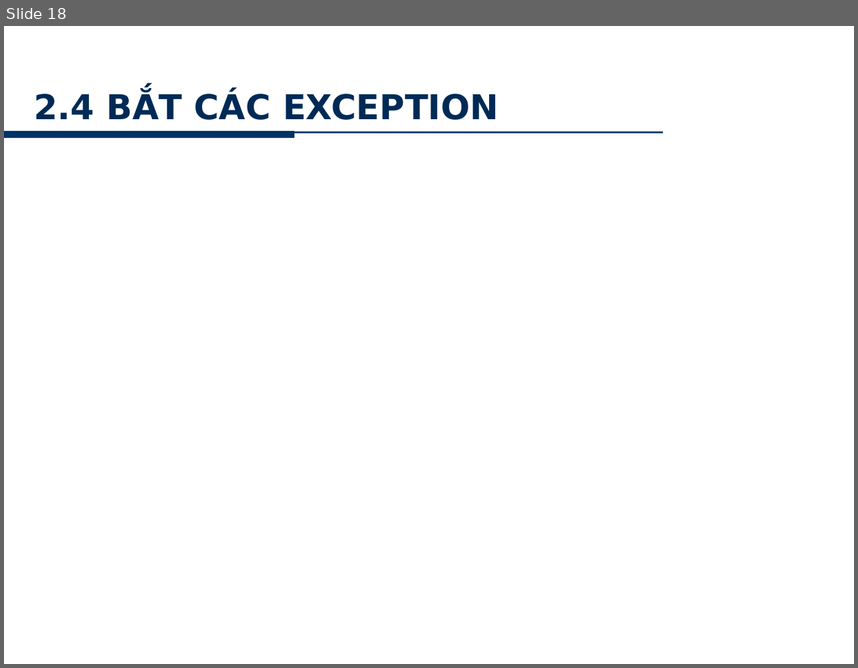
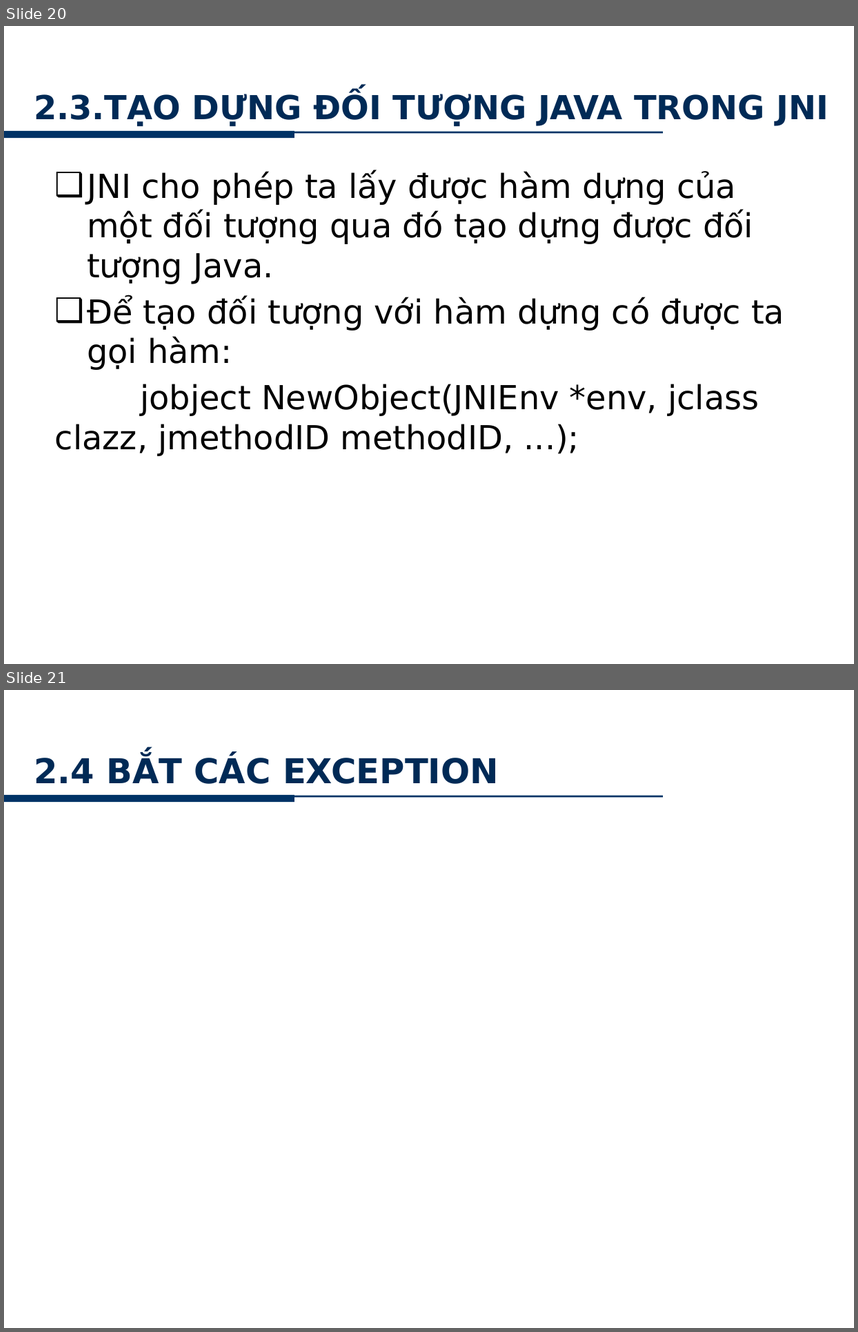
Before and after one commit to minhkhanh/UofS-Java, a slide deck: Seminar_JNI/Slide_00.pptx. Shown one above the other, each under a label of ours: slide 18 before the commit, slides 20 and 21 after it. The pictures are 858x668 and 858x1332 pixels, drawn with LibreOffice and Linux fonts; fonts in the diff are those of the drawing; background and template pictures are left out. Boxes give left, top, right and bottom in pixels: in the first picture for what was removed or moved away, otherwise in the second. Text is boxed around its words. In the diff, an @@ line names an element or a change of style, - is before the commit and + after.

```diff
--- a/Seminar_JNI/Slide_00.pptx
+++ b/Seminar_JNI/Slide_00.pptx
@@ slide 20 added at [4, 26, 854, 664], background picture (left out); not listed: 2 template elements that a slide beside it also shows @@
@@ text added at [670, 40, 833, 62], 10 pt, text #FFFFFF @@
+www.hcmus.edu.vn
@@ title added at [34, 92, 829, 127], 28 pt, text gradient #00152B to #002A56 to #002750, bold @@
+2.3.TẠO DỰNG ĐỐI TƯỢNG JAVA TRONG JNI
@@ text added at [55, 171, 784, 456], 28 pt, text #000000 @@
+❑ JNI cho phép ta lấy được hàm dựng của một đối tượng qua đó tạo dựng được đối tượng Java.
+❑ Để tạo đối tượng với hàm dựng có được ta gọi hàm:
+jobject NewObject(JNIEnv *env, jclass clazz, jmethodID methodID, ...);
@@ page number added at [323, 628, 521, 664], 20 pt, text #FFFFFF @@
+20
@@ what was slide 18 is now slide 21 @@
```
Also in this commit, not shown: 14 slides changed, 2 other slides added.
